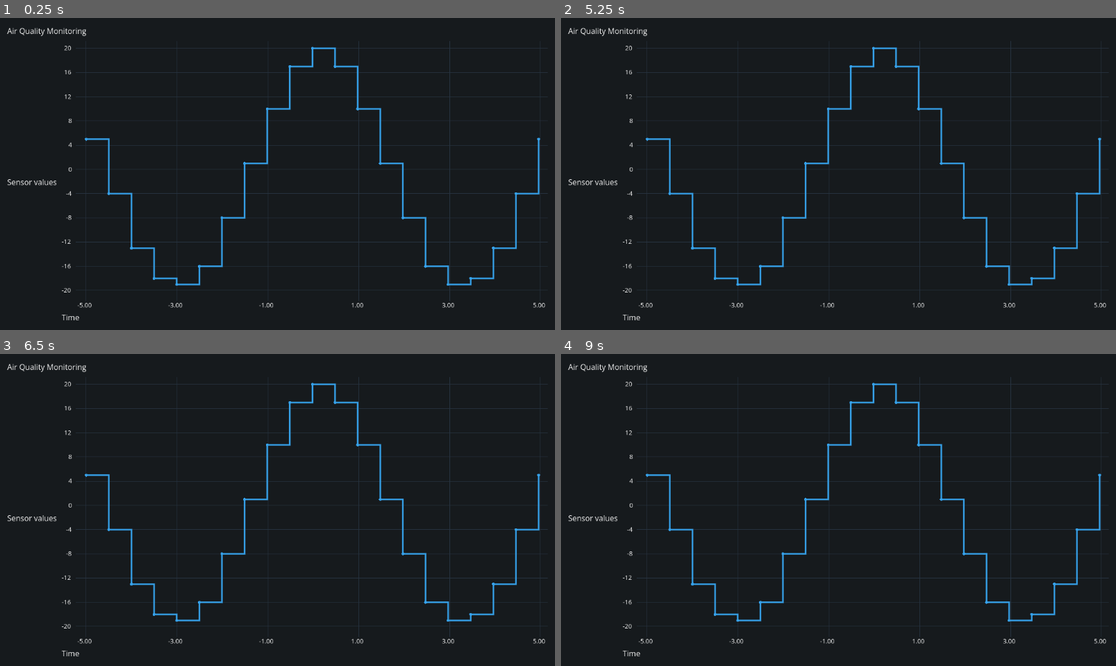
Above: before the commit, frames 1-4 (two rows, left to right).
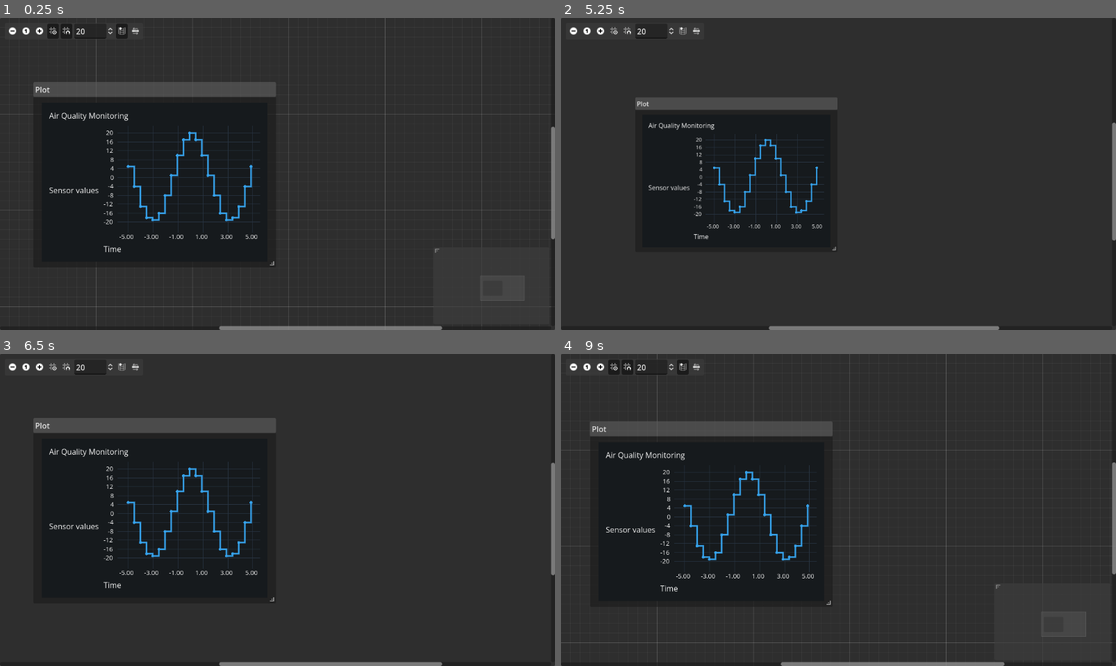
Above: after the commit, the same moments.

Repository: Charles-Zhang-Godot/Sample_Plotting_with_EasyChart
Game: Godot game, scene res://scene.tscn
The game is run twice, just before and just after one commit, with the same random seed, the same clock (stepped at 60 frames per second) and the same inputs. Before the commit the project starts from res://templates/line_chart_template/line_chart.tscn.
Inputs (mouse positions are in pixels of both pictures, inside the frame that each line leads up to):
- Up to frame 1 (0.25 s): no input
- Up to frame 2 (5.25 s): click (572, 30) at 0.52 s; click (599, 30) at 1.27 s; click (616, 30) at 2.02 s; click (627, 30) at 2.77 s; click (683, 30) at 3.52 s; click (694, 30) at 4.27 s; click (572, 30) at 5.02 s
- Up to frame 3 (6.5 s): click (38, 366) at 5.77 s
- Up to frame 4 (9 s): click (616, 366) at 6.52 s; click (627, 366) at 7.27 s; click (683, 366) at 8.02 s; click (694, 366) at 8.77 s

The runs differ from the first frame. In frame 1, 23% of the frame differs, in the area x 0-100%, y 0-100%; in frame 2, 6.3%; in frame 3, 7.2%; in frame 4, 23%.

Commit message:
Setup plotting in graph node

Diff:
--- /dev/null
+++ b/GraphNode.gd
@@ -0,0 +1,36 @@
+extends GraphNode
+
+@onready var chart: Chart = get_node("Chart")
+
+func _ready():
+	# Y values can be n-size array of arrays.
+	# x.size() == y.size() or`x.size() == y[n].size()
+	var x: PackedFloat32Array = ArrayOperations.multiply_float(range(-10, 11, 1), 0.5)
+	var y: Array = ArrayOperations.multiply_int(ArrayOperations.cos(x), 20)
+
+	# More like chart properties, which can be distinct from trace properties
+	var properties: ChartProperties = ChartProperties.new()
+	properties.colors.frame = Color("#161a1d")
+	properties.colors.background = Color.TRANSPARENT
+	properties.colors.grid = Color("#283442")
+	properties.colors.ticks = Color("#283442")
+	properties.colors.text = Color.WHITE_SMOKE
+	properties.draw_bounding_box = false
+	properties.title = "Air Quality Monitoring"
+	properties.x_label = "Time"
+	properties.y_label = "Sensor values"
+	properties.x_scale = 5
+	properties.y_scale = 10
+	properties.interactive = true # false by default, it allows the chart to create a tooltip to show point values and interecept clicks on the plot
+
+	var options = Function.new( # Function is a weird name for trace options
+		x, y, "Pressure",
+		{
+			color = Color("#36a2eb"),
+			marker = Function.Marker.CIRCLE,
+			type = Function.Type.LINE,
+			interpolation = Function.Interpolation.STAIR
+		}
+	)
+
+	chart.plot([options], properties)
--- a/project.godot
+++ b/project.godot
@@ -11,7 +11,7 @@
 [application]
 
 config/name="Plotting"
-run/main_scene="res://templates/line_chart_template/line_chart.tscn"
+run/main_scene="res://scene.tscn"
 config/features=PackedStringArray("4.2", "GL Compatibility")
 config/icon="res://icon.svg"
 
--- /dev/null
+++ b/scene.tscn
@@ -0,0 +1,45 @@
+[gd_scene load_steps=3 format=3 uid="uid://ddqqoee1muy2k"]
+
+[ext_resource type="Script" path="res://GraphNode.gd" id="1_hmbdv"]
+[ext_resource type="PackedScene" uid="uid://dlwq4kmdb3bhs" path="res://addons/easy_charts/control_charts/chart.tscn" id="2_c3x73"]
+
+[node name="Scene" type="Control"]
+layout_mode = 3
+anchors_preset = 15
+anchor_right = 1.0
+anchor_bottom = 1.0
+grow_horizontal = 2
+grow_vertical = 2
+
+[node name="GraphEdit" type="GraphEdit" parent="."]
+layout_mode = 1
+anchors_preset = 15
+anchor_right = 1.0
+anchor_bottom = 1.0
+grow_horizontal = 2
+grow_vertical = 2
+scroll_offset = Vector2(-31, 0)
+
+[node name="GraphNode" type="GraphNode" parent="GraphEdit"]
+layout_mode = 0
+offset_left = 100.0
+offset_top = 133.0
+offset_right = 604.0
+offset_bottom = 518.0
+mouse_filter = 1
+position_offset = Vector2(69, 133)
+resizable = true
+title = "Plot"
+slot/0/left_enabled = false
+slot/0/left_type = 0
+slot/0/left_color = Color(1, 1, 1, 1)
+slot/0/left_icon = null
+slot/0/right_enabled = false
+slot/0/right_type = 0
+slot/0/right_color = Color(1, 1, 1, 1)
+slot/0/right_icon = null
+slot/0/draw_stylebox = true
+script = ExtResource("1_hmbdv")
+
+[node name="Chart" parent="GraphEdit/GraphNode" instance=ExtResource("2_c3x73")]
+layout_mode = 2
